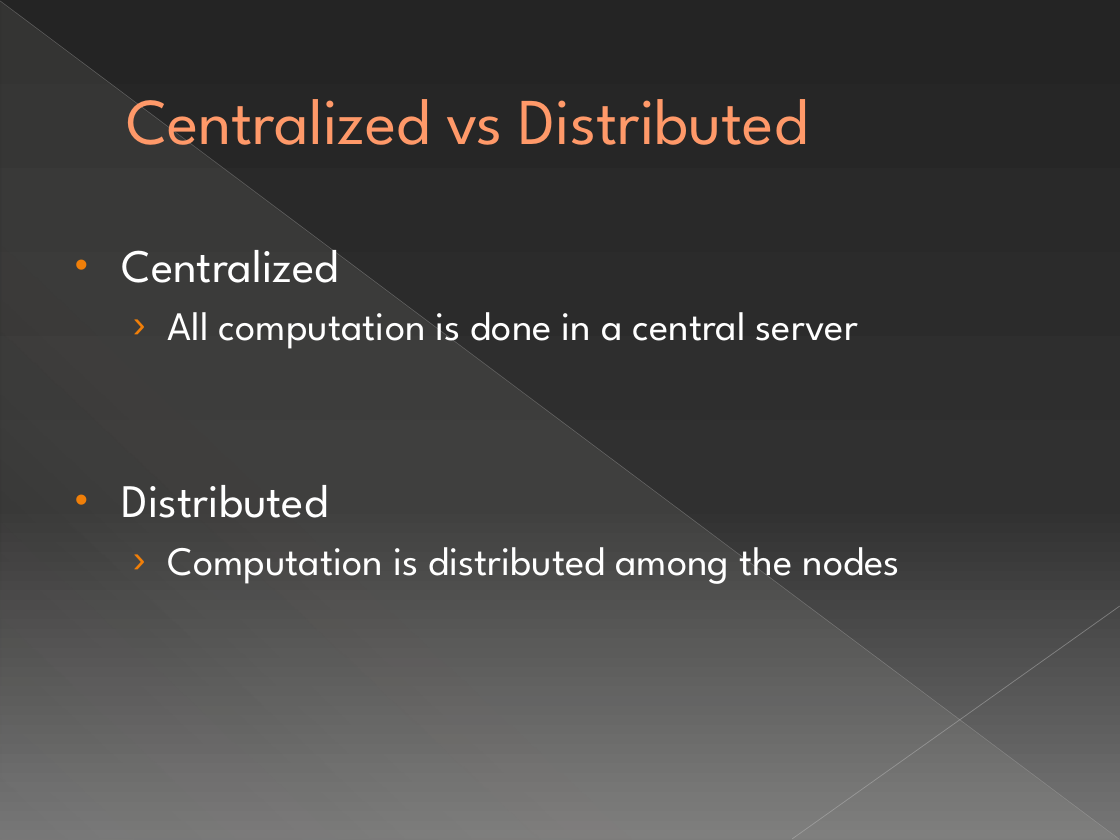
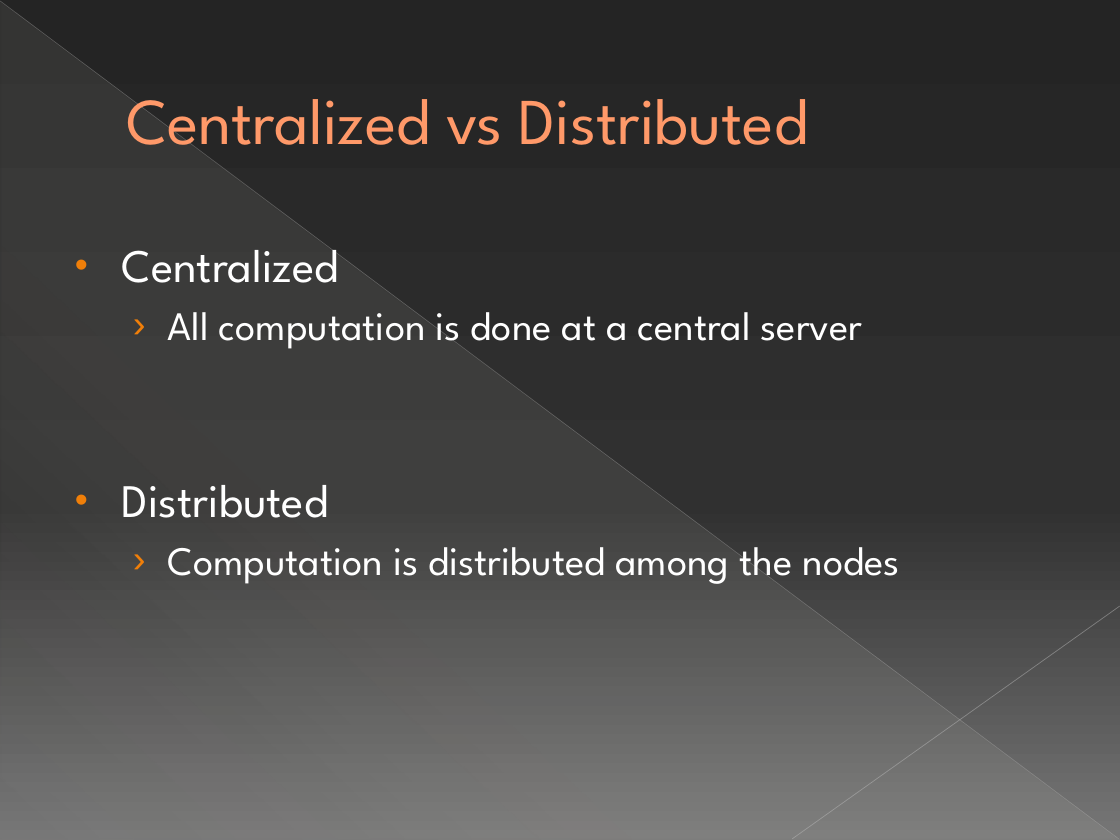
Before and after one commit to michelecorrea3/wsnlocalizationscala, a slide deck: slide 17 of Resources/WSN localization with Senseless framework.pptx (slide 10 before the commit). Drawn at 1120x840 pixels with LibreOffice and Linux fonts; fonts in the diff are those of the drawing. Boxes give left, top, right and bottom in pixels: in the first picture for what was removed or moved away, otherwise in the second. Text is boxed around its words. In the diff, an @@ line names an element or a change of style, - is before the commit and + after.

```diff
--- a/Resources/WSN localization with Senseless framework.pptx
+++ b/Resources/WSN localization with Senseless framework.pptx
@@ text at bbox=[168, 312, 863, 349]: text changed @@
-  › All computation is done in a central server
+  › All computation is done at a central server
```
Also in this commit, not shown: 2 other slides changed, 16 slides added, 10 slides removed.
